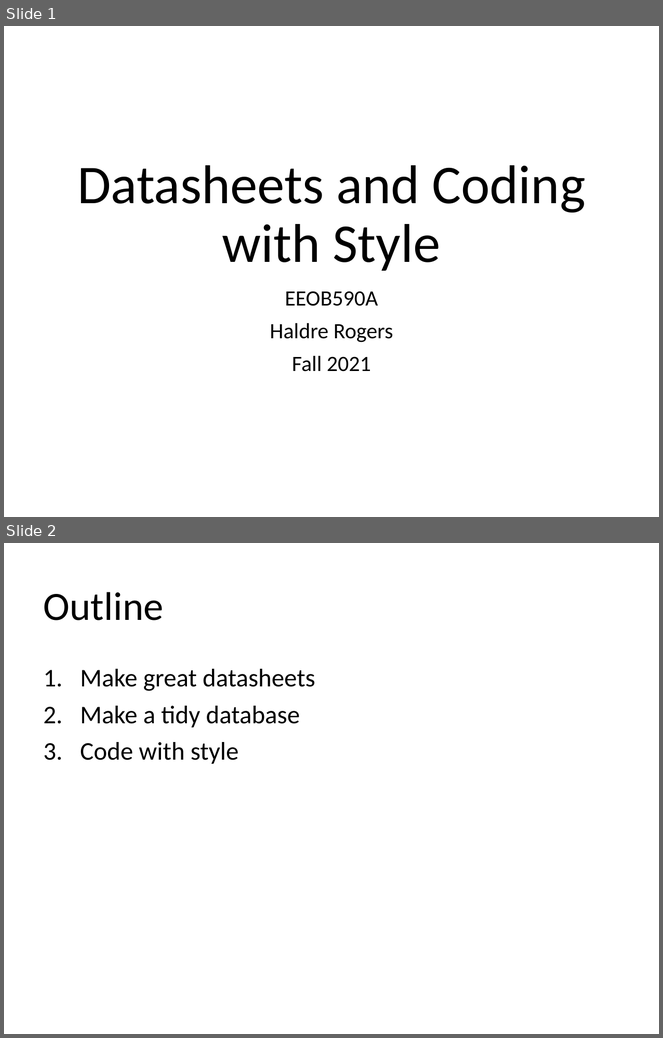
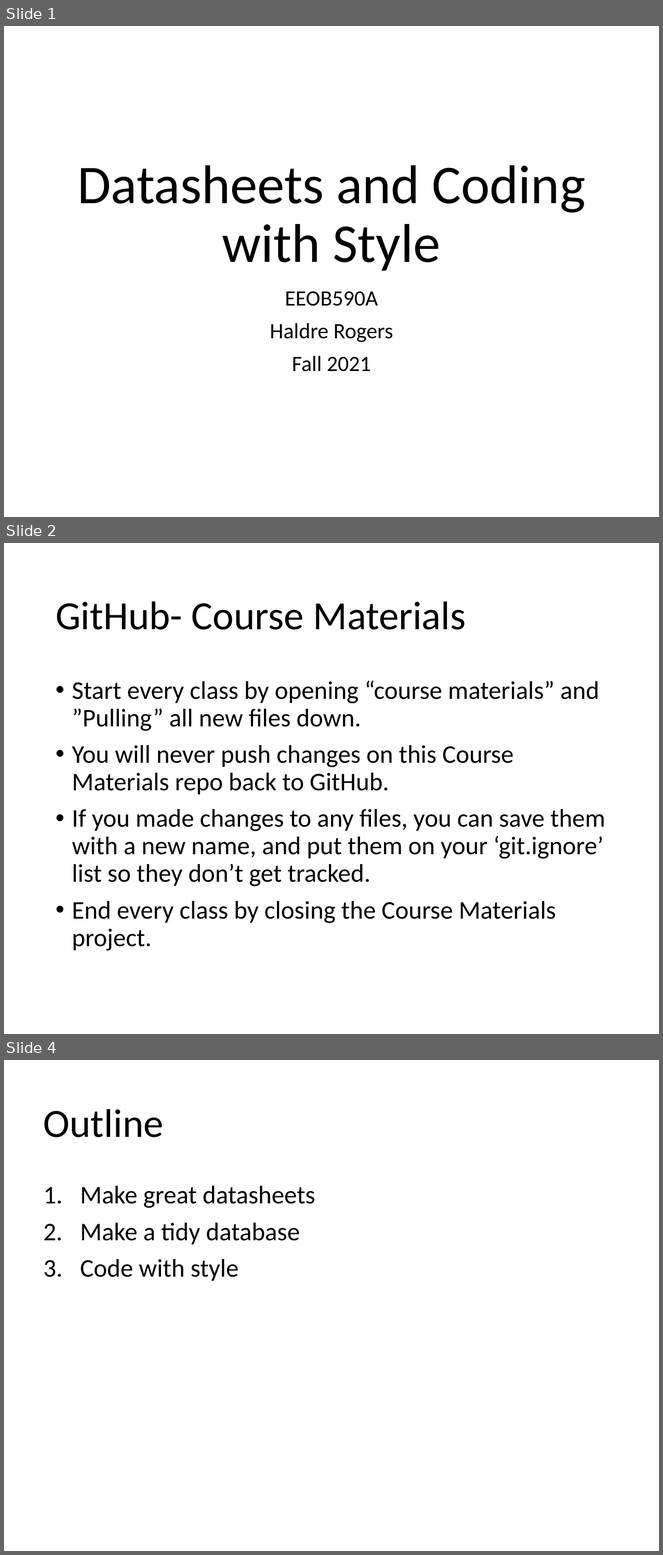
Before and after one commit to EEOB590A-Data-Science-in-R-Fall2021/CourseMaterials, a slide deck: 2. Data Management/Wk4 - Datasheets and Coding with Style.pptx. Shown one above the other, each under a label of ours: slides 1 and 2 before the commit, slides 1, 2 and 4 after it; the slides between them are not shown. The pictures are 663x1038 and 663x1555 pixels, drawn with LibreOffice and Linux fonts; fonts in the diff are those of the drawing. Boxes give left, top, right and bottom in pixels: in the first picture for what was removed or moved away, otherwise in the second. Text is boxed around its words. In the diff, an @@ line names an element or a change of style, - is before the commit and + after.

Commit message:
update files for today's class

```diff
--- a/2. Data Management/Wk4 - Datasheets and Coding with Style.pptx
+++ b/2. Data Management/Wk4 - Datasheets and Coding with Style.pptx
@@ slide 2 added at <box>4,543,659,1034</box>, background #FFFFFF @@
@@ title added at <box>55,601,466,630</box>, 44 pt, text #000000 @@
+GitHub- Course Materials
@@ text added at <box>72,681,606,951</box>, 28 pt, text #000000 @@
+• Start every class by opening “course materials” and ”Pulling” all new files down.
+• You will never push changes on this Course Materials repo back to GitHub.
+• If you made changes to any files, you can save them with a new name, and put them on your ‘git.ignore’ list so they don’t get tracked.
+• End every class by closing the Course Materials project.
@@ what was slide 2 is now slide 4 @@
```
Also in this commit, not shown: 11 slides changed, 6 other slides added, 6 other files.
